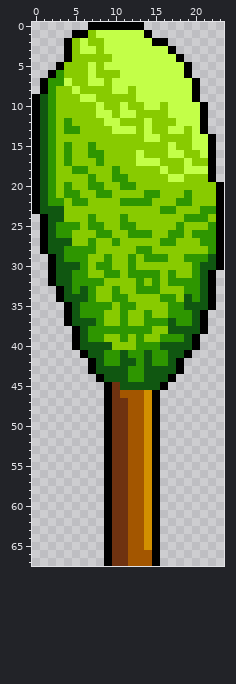
Sprite sheet: assets/img/arbres/Arbre1.png. The first picture shows the starting point.
The file is 168x476 pixels, drawn in blocks of 7x7; one block is one cell here.
Once edited:
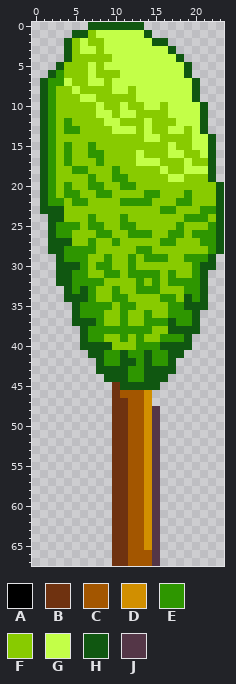
Palette (. is transparent): A #000000  B #6f3210  C #a35600  D #d18f00  E #2e9600  F #88cb00  G #c3ff48  H #105711  J #543647
Difference:
y 0: x 7..13 AAAAAAA -> HHHHHHH
y 1: x 5..6 AA -> HH; x 14 A -> H
y 2: x 4 A -> H; x 15..16 AA -> HH
y 3: x 4 A -> H; x 17 A -> H
y 4: x 4 A -> H; x 18 A -> H
y 5: x 3 A -> H; x 19 A -> H
y 6: x 2 A -> H; x 19 A -> H
y 7..8: x 1 A -> H; x 20 A -> H
y 9: x 0 A -> .; x 20 A -> H
y 10..13: x 0 A -> .; x 21 A -> H
y 14..19: x 0 A -> .; x 22 A -> H
y 20..23: x 0 A -> .; x 23 A -> H
y 24..28: x 1 A -> .; x 23 A -> H
y 29..30: x 2 A -> .; x 23 A -> .
y 31..32: x 2 A -> .; x 22 A -> .
y 33..34: x 3 A -> .; x 22 A -> .
y 35: x 4 A -> .; x 22 A -> .
y 36..37: x 4 A -> .; x 21 A -> .
y 38: x 5 A -> .; x 21 A -> .
y 39..40: x 5 A -> .; x 20 A -> .
y 41: x 6 A -> .; x 19 A -> .
y 42..43: x 7 A -> .; x 18 A -> .
y 44: x 8 A -> .; x 17 A -> .
y 45: x 9 A -> .; x 16 A -> .
y 46..47: x 9 A -> .; x 15 A -> .
y 48..67: x 9 A -> .; x 15 A -> J
Boxes around the changes in both pictures, in picture pixels (x1, y1, x2, y2):
changed: (32, 22, 224, 566)
